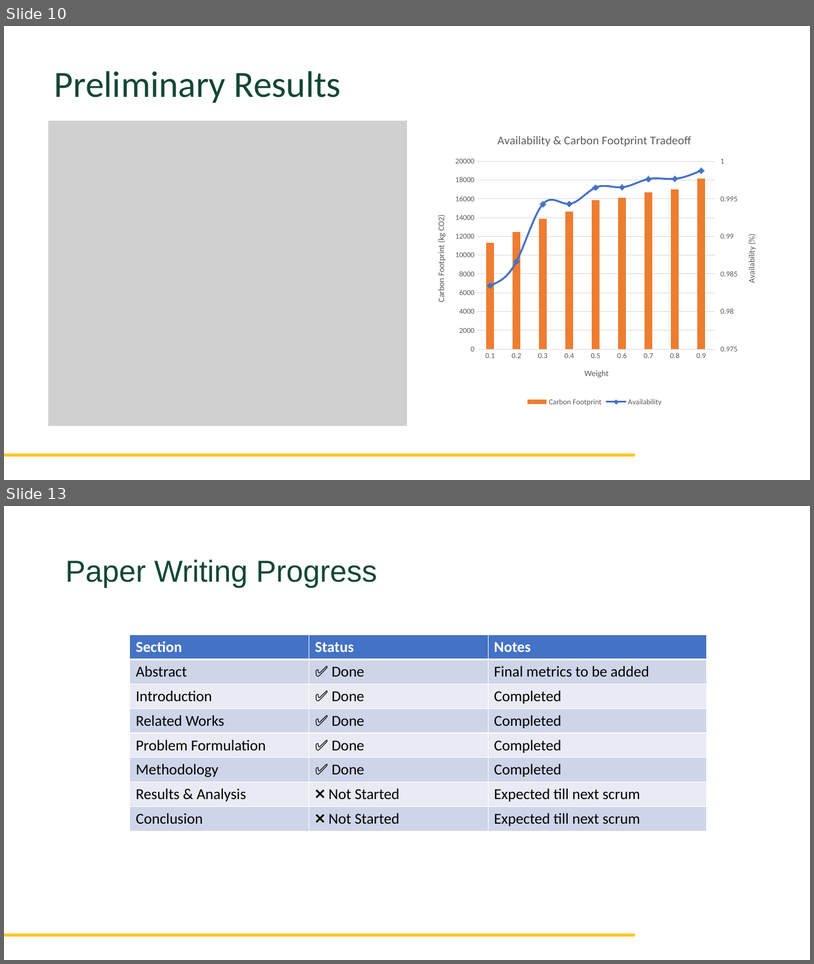
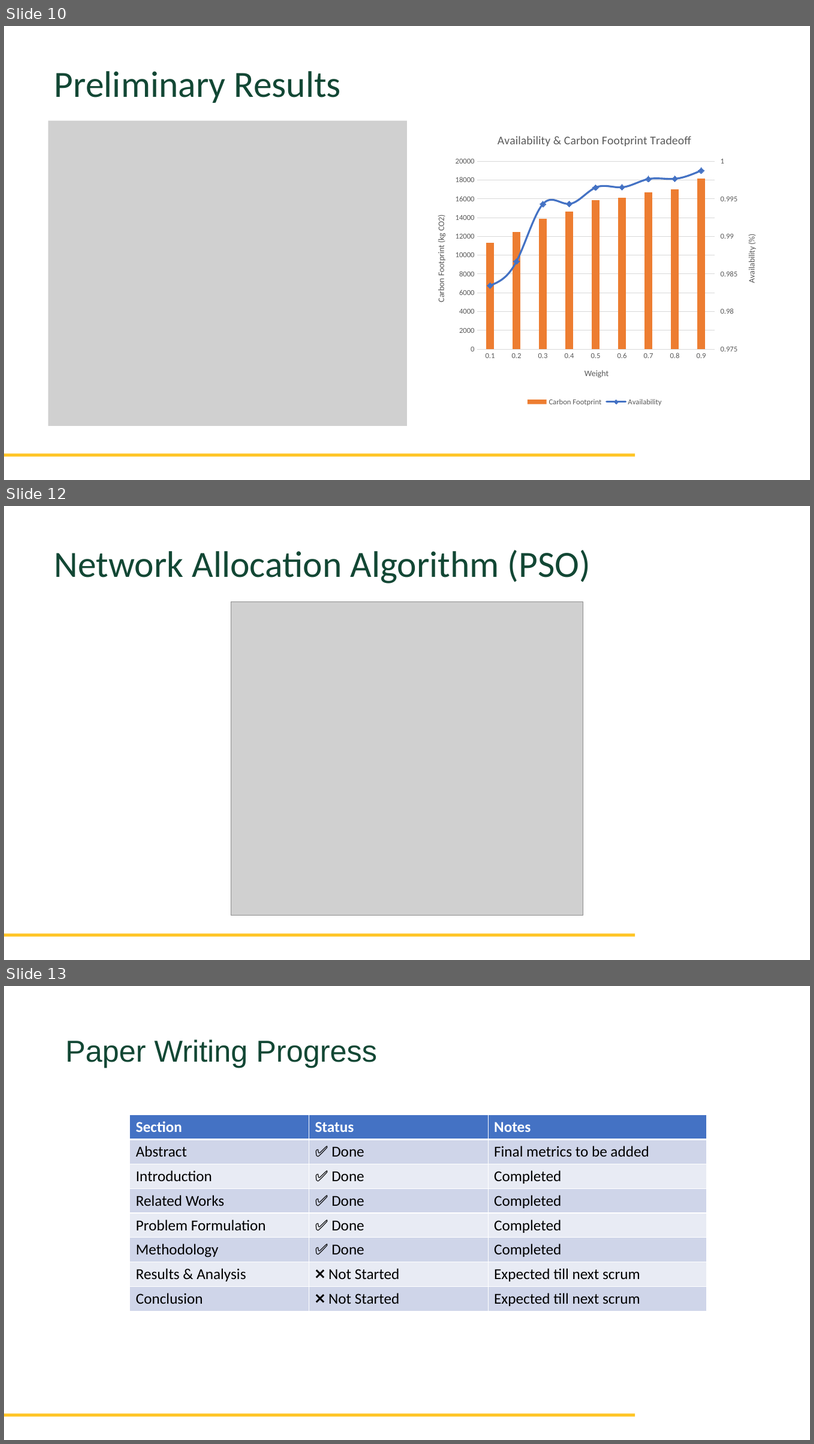
Before and after one commit to hamzashahab1610/ENSE-805-Project-Eco-Resilient-Networks, a slide deck: Project paper scrum progress check-in #2/Scrum Presentation.pptx. Shown one above the other, each under a label of ours: slides 10 and 13 before the commit, slides 10, 12 and 13 after it; the slides between them are not shown. The pictures are 814x964 and 814x1444 pixels, drawn with LibreOffice and Linux fonts; fonts in the diff are those of the drawing; grey boxes stand for pictures; background and template pictures are left out. Boxes give left, top, right and bottom in pixels: in the first picture for what was removed or moved away, otherwise in the second. Text is boxed around its words. In the diff, an @@ line names an element or a change of style, - is before the commit and + after.

```diff
--- a/Project paper scrum progress check-in #2/Scrum Presentation.pptx
+++ b/Project paper scrum progress check-in #2/Scrum Presentation.pptx
@@ slide 12 added at [4, 506, 810, 960], background #FFFFFF; not listed: 1 template element that a slide beside it also shows @@
@@ text added at [54, 550, 591, 583], 44 pt, text #124734 @@
+Network Allocation Algorithm (PSO)
@@ picture added at [231, 601, 584, 915] @@
```
Also in this commit, not shown: 4 slides changed, 1 slide removed.
